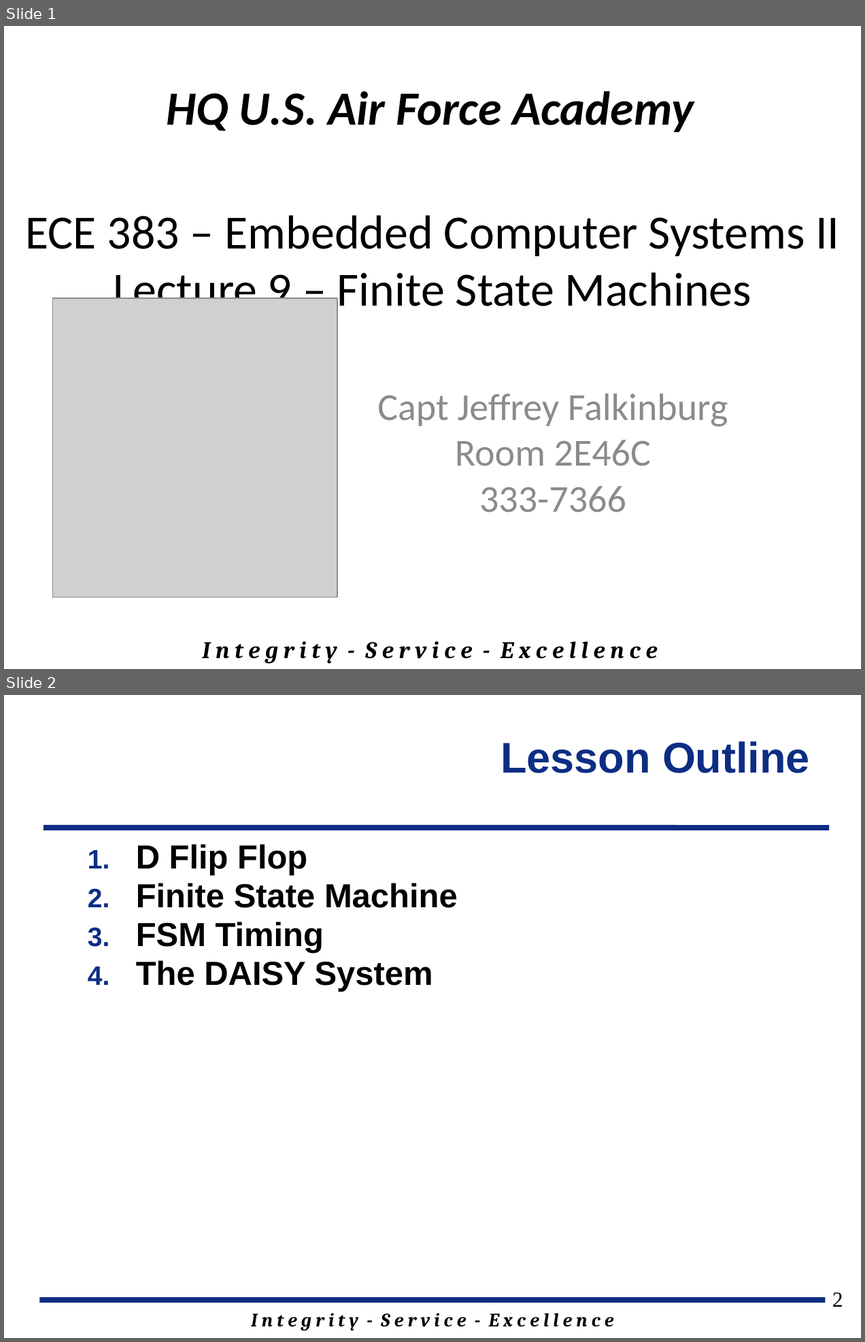
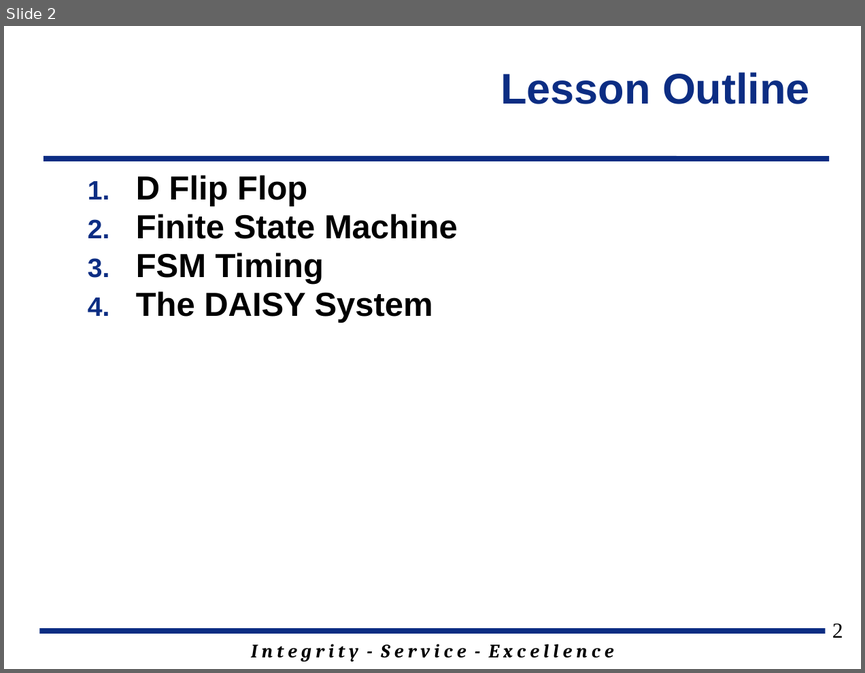
Before and after one commit to jfalkinburg/ECE383_web, a slide deck: lecture/slides/ECE_383_Lec9.pptx. Shown one above the other, each under a label of ours: slides 1 and 2 before the commit, slide 2 after it. The pictures are 865x1342 and 865x673 pixels, drawn with LibreOffice and Linux fonts; fonts in the diff are those of the drawing; grey boxes stand for pictures; background and template pictures are left out. Boxes give left, top, right and bottom in pixels: in the first picture for what was removed or moved away, otherwise in the second. Text is boxed around its words. In the diff, an @@ line names an element or a change of style, - is before the commit and + after.

```diff
--- a/lecture/slides/ECE_383_Lec9.pptx
+++ b/lecture/slides/ECE_383_Lec9.pptx
@@ slide 1 removed at (x1=4, y1=26, x2=861, y2=669), background #FFFFFF @@
@@ text removed at (x1=167, y1=91, x2=694, y2=132) @@
-HQ U.S. Air Force Academy
@@ title removed at (x1=25, y1=215, x2=839, y2=317) @@
-ECE 383 – Embedded Computer Systems II
-Lecture 9 – Finite State Machines
@@ picture removed at (x1=53, y1=299, x2=337, y2=597) @@
@@ subtitle removed at (x1=377, y1=393, x2=728, y2=512) @@
-Capt Jeffrey Falkinburg
-Room 2E46C
-333-7366
@@ text removed at (x1=202, y1=641, x2=657, y2=663) @@
-I n t e g r i t y - S e r v i c e - E x c e l l e n c e
```
Also in this commit, not shown: 1 slide changed, 14 slides added, 1 other slide removed, 2 other files.
